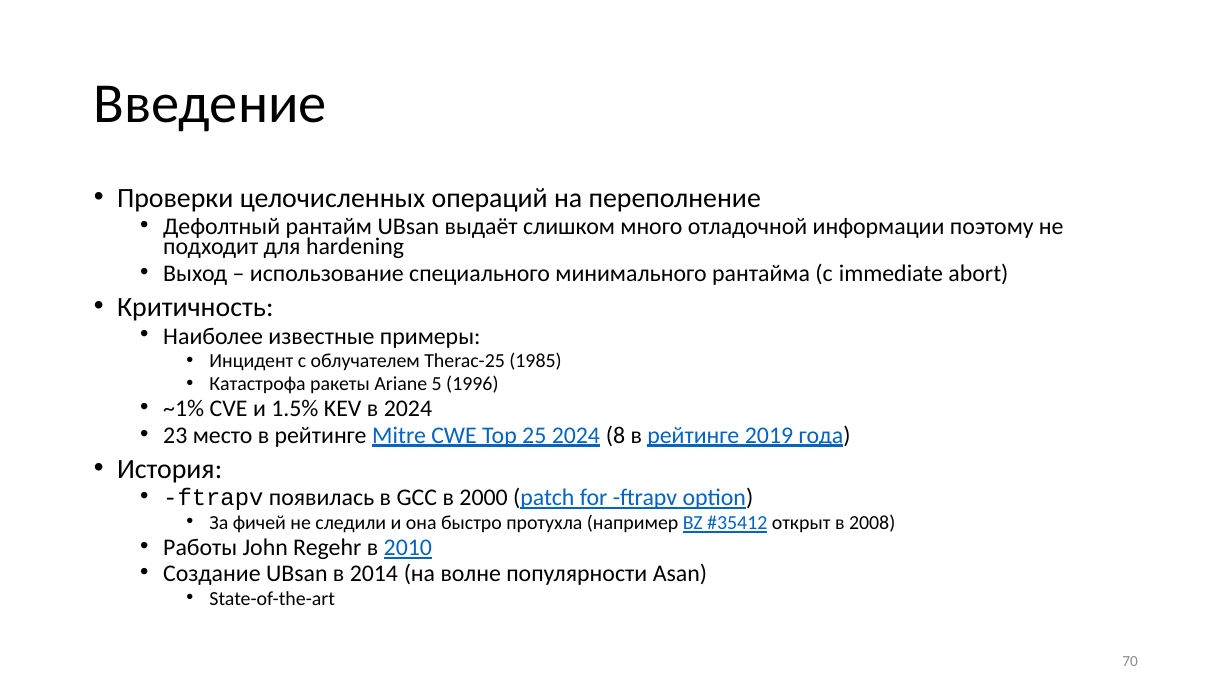
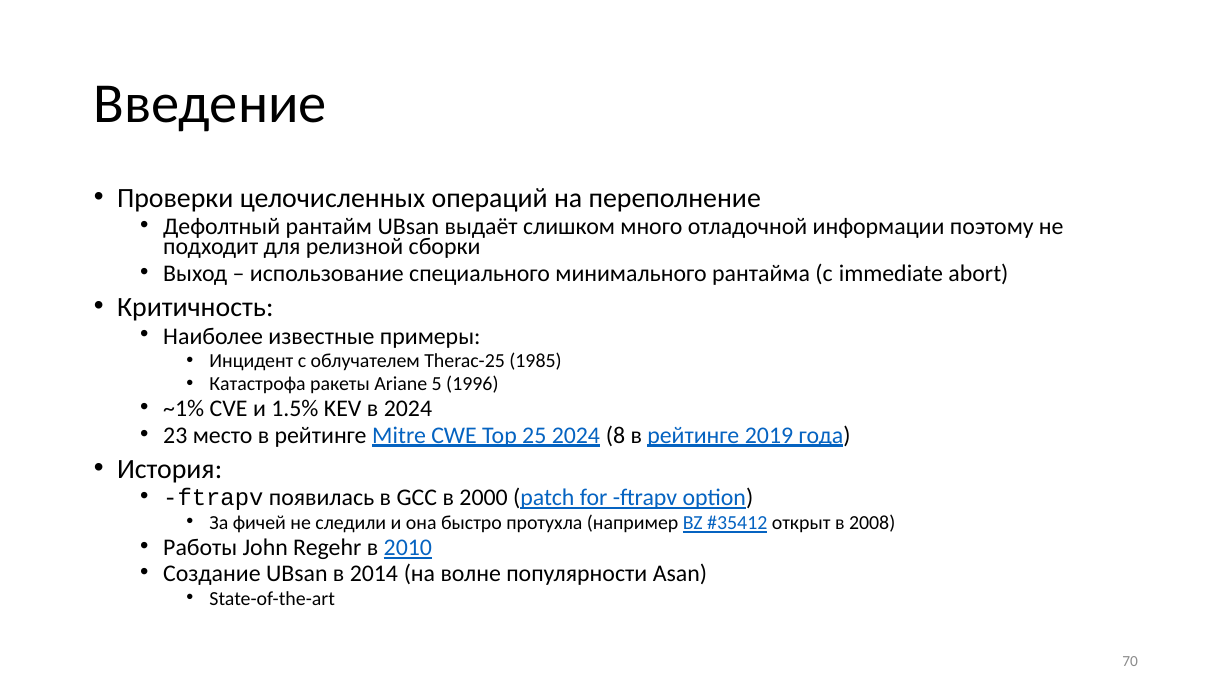
Before and after one commit to yugr/slides, a slide deck: slide 70 of CppZeroCost/2025/RU.pptx. Drawn at 1232x693 pixels with LibreOffice and Linux fonts; fonts in the diff are those of the drawing. Boxes give left, top, right and bottom in pixels: in the first picture for what was removed or moved away, otherwise in the second. Text is boxed around its words. In the diff, an @@ line names an element or a change of style, - is before the commit and + after.

```diff
--- a/CppZeroCost/2025/RU.pptx
+++ b/CppZeroCost/2025/RU.pptx
@@ text at box(163, 218, 1064, 258): text changed @@
-  • Дефолтный рантайм UBsan выдаёт слишком много отладочной информации поэтому не подходит для hardening
+  • Дефолтный рантайм UBsan выдаёт слишком много отладочной информации поэтому не подходит для релизной сборки
```
Also in this commit, not shown: 32 other slides changed, 3 other files.
